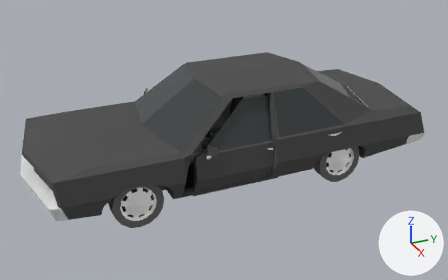
The glTF model Scenes/Car/car.glb: old version first, new version second.
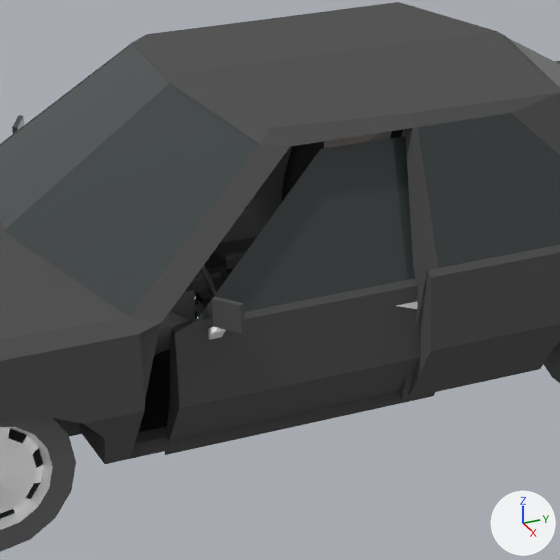
There are two pictures of each version: one whole from a 50 mm lens placed at (7.24, -4.53, 4.1), pointed at (0.08, -1.31, 0.52), one close up on the part from 31% to 71% of the width and 18% to 82% of the height. Lighting does not change. The marker at lower right points along +X, +Y and +Z. Where no turn or scale is listed for an object, it has been applied to the vertices.

The older version as bpy lines, for what is in view:
```python
me_cube_067 = bpy.data.meshes.new('Cube.067')
me_cube_067.from_pydata(...)  # 472 vertices, 725 faces; spans x -0.88..0.92, y -0.93..1.08, z 0.29..0.94
me_cube_067.materials.append(mat_dark_grey)  # dark grey #555555
me_cube_123 = bpy.data.meshes.new('Cube.123')
me_cube_123.from_pydata(...)  # 516 vertices, 944 faces; spans x -0.724..0.724, y -0.133..0.547, z 0.305..1.177
me_cube_123.materials.append(mat_light_black_001)  # black #222222
me_sedana_doorl = bpy.data.meshes.new('SedanA_DoorL')
me_sedana_doorl.from_pydata(...)  # 37 vertices, 57 faces; spans x -0.255..0.144, y -0.015..1.278, z -0.587..0.558
# faces by material slot: [35, 22]
me_sedana_doorl.materials.append(mat_pd_vehiclepack_mat)
me_sedana_doorl.materials.append(mat_pd_vehiclepack_bodycolor_001)
ob_interior = bpy.data.objects.new('Interior', me_cube_067)
ob_interior.location = (0.0, -1.53, 0.0)
ob_seats = bpy.data.objects.new('Seats', me_cube_123)
ob_seats.location = (0.0, -1.395, 0.0)
ob_sedana_doorl = bpy.data.objects.new('SedanA_DoorL', me_sedana_doorl)
ob_sedana_doorl.location = (0.934, -2.065, 0.784)
# also in view: 'SedanA_DoorL2' at (0.9, -0.49, 0.83); 'SedanA_Body' at (0.0, -1.23, 0.87); 'Sedan_A_wheelFL' at (0.84, -2.81, 0.32); 'Gauge Cluster' at (0.02, -1.56, 0.73); 'Gauges ' at (-0.03, -1.95, 0.87)
```
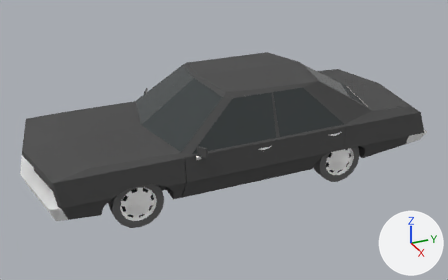
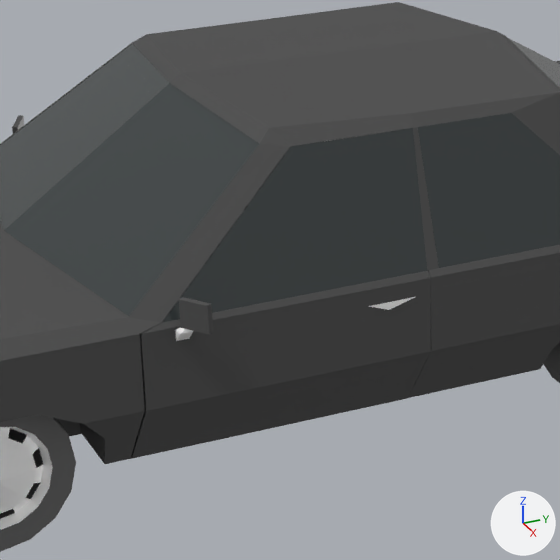
Where the newer file only moved an object's origin or applied its transform, the numbers keep the older frame.

Pixel boxes [x1, y1, x2, y2] of what changed, in the close-ups (560 x 560 px):
'SedanA_DoorL', moved
    before: [165, 136, 438, 455]
    after: [132, 128, 431, 459]
'Seats Secondary', unchanged, covered by the edit
    both: [220, 146, 292, 243]
'Gauges ', unchanged, covered by the edit
    before: [138, 291, 205, 432]
'Interior', unchanged, covered by the edit
    before: [135, 266, 229, 444]
'Gauge Cluster', unchanged, covered by the edit
    before: [172, 236, 257, 321]
    after: [172, 243, 220, 309]

The edits, one by one:
Object 'SedanA_DoorL' (ob_sedana_doorl) moves from (0.934, -2.065, 0.784) to (1.01, -2.231, 0.846).
